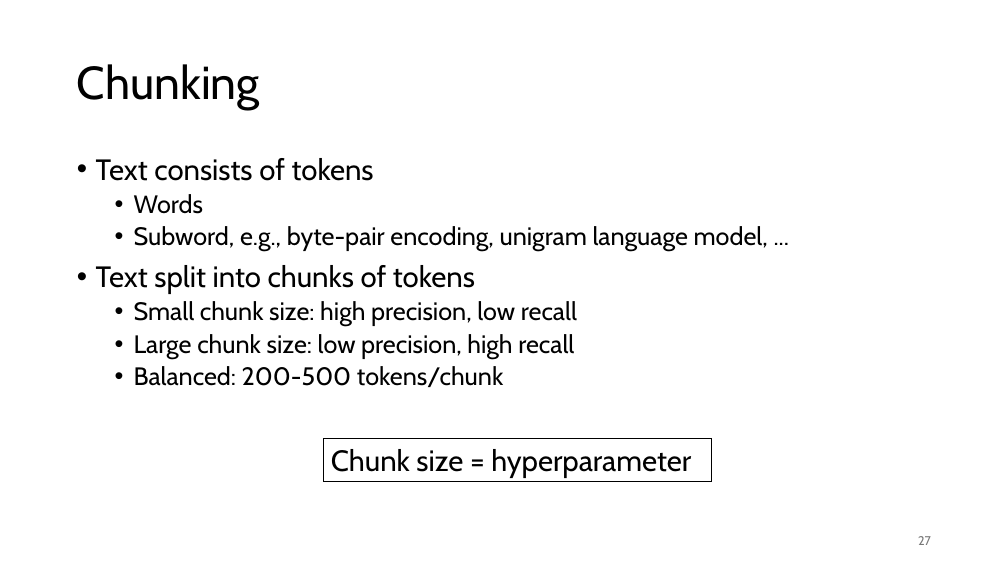
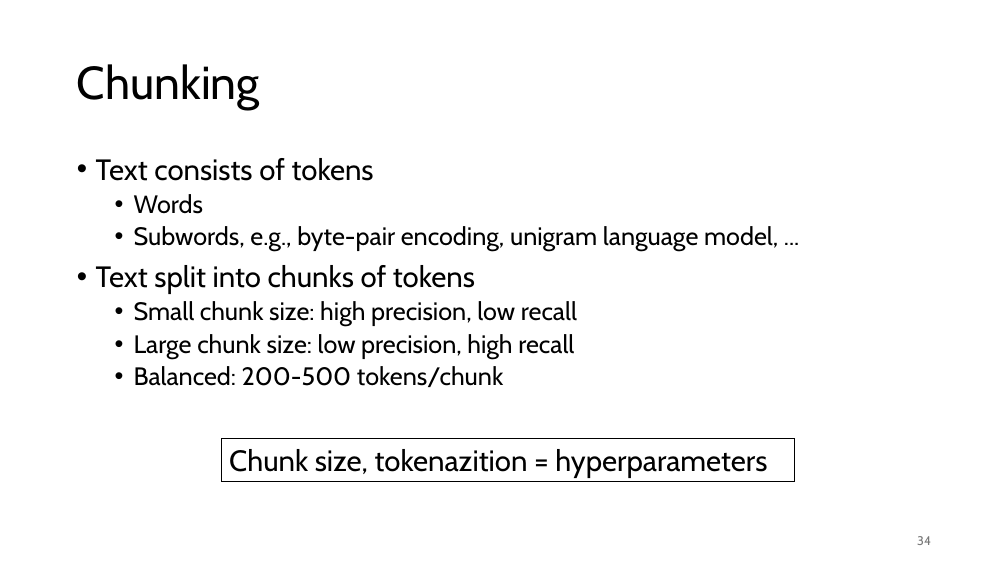
Before and after one commit to gjbex/Deploying-LLMs-locally, a slide deck: slide 34 of local_LLMs.pptx (slide 27 before the commit). Drawn at 1008x567 pixels with LibreOffice and Linux fonts; fonts in the diff are those of the drawing. Boxes give left, top, right and bottom in pixels: in the first picture for what was removed or moved away, otherwise in the second. Text is boxed around its words. In the diff, an @@ line names an element or a change of style, - is before the commit and + after.

```diff
--- a/local_LLMs.pptx
+++ b/local_LLMs.pptx
@@ text at bbox=[134, 226, 778, 252]: text changed @@
-  • Subword, e.g., byte-pair encoding, unigram language model, ...
+  • Subwords, e.g., byte-pair encoding, unigram language model, ...
@@ rectangle "Chunk size, tokenazition = hyperparameters": place and size @@
-rectangle "Chunk size, tokenazition = hyperparameters" at bbox=[324, 439, 712, 482]
+rectangle "Chunk size, tokenazition = hyperparameters" at bbox=[222, 439, 795, 482]
@@ text in rectangle at bbox=[229, 449, 767, 478]: text changed @@
-Chunk size = hyperparameter
+Chunk size, tokenazition = hyperparameters
@@ page number at bbox=[917, 536, 931, 545]: text changed @@
-27
+34
```
Also in this commit, not shown: 4 other slides changed, 13 slides added.
